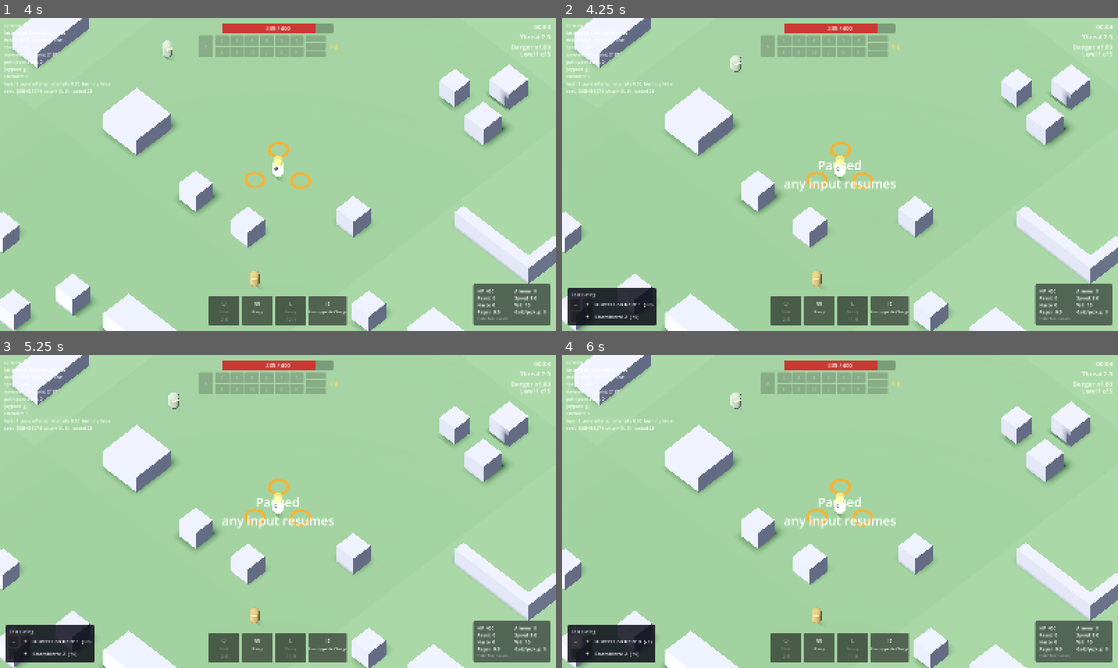
Above: before the commit, frames 1-4 (two rows, left to right).
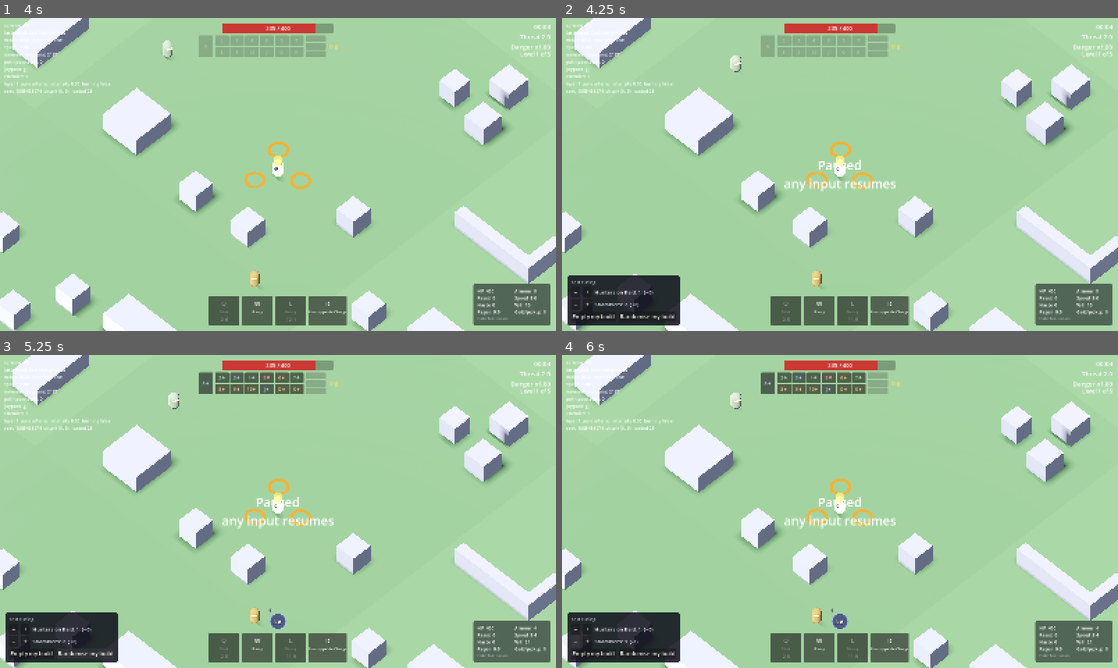
Above: after the commit, the same moments.

Repository: Ahadwen/Escape-v2
Game: Godot game, scene res://world/levels/level.tscn
Two runs of this game, one before a commit and one after it. Both use one fixed random seed, a clock stepped at 60 frames per second and the inputs below. This scene is started directly instead of the project's main scene.
Inputs (mouse positions are in pixels of both pictures, inside the frame that each line leads up to):
- Up to frame 1 (4 s): tap Enter at 0.5 s; move the mouse to (250, 237) at 0.52 s; tap Q (ability_1) at 0.6 s; click (250, 237) at 0.67 s; drag from (444, 221) to (250, 237) at 1.27 s; move the mouse to (111, 127) at 2.02 s; tap E (ability_3) at 2.1 s; click (111, 127) at 2.17 s; drag from (305, 174) to (111, 127) at 2.77 s; move the mouse to (194, 96) at 3.52 s; click (194, 96) at 3.6 s
- Up to frame 2 (4.25 s): tap Escape (pause) at 4.15 s
- Up to frame 3 (5.25 s): click (33, 652) at 4.25 s, where only the run after the commit has a clickable "Empty my build"; click (83, 652) at 5 s, where only the run after the commit has a clickable "Randomise my build"
- Up to frame 4 (6 s): click "−" at 5.75 s

Frame 1 is identical in both runs. In frame 2, 1.6% of the frame differs, in the area x 1-22%, y 82-99%; in frame 3, 3.0%; in frame 4, 3.0%, in the area x 1-97%, y 5-99%.

Commit message:
Test panel: 'Empty my build' and 'Randomise my build'
Empty clears every deck and backpack slot. Randomise fills each rank slot
(A-K) with a random card of that rank and leaves the backpack empty. Both
work while paused without unpausing (debug builds).

Co-Authored-By: Claude Opus 5.5 <noreply@anthropic.com>
Claude-Session: https://claude.ai/code/session_01MK2ViG6yW215fERvVJH3QP

Diff:
--- a/core/pause_controller.gd
+++ b/core/pause_controller.gd
@@ -166,7 +166,48 @@
 	column.add_child(title)
 	_hunter_label = _tuning_row(column, _change_hunters)
 	_shambler_label = _tuning_row(column, _change_shamblers)
+	var builds: HBoxContainer = HBoxContainer.new()
+	builds.add_theme_constant_override("separation", 8)
+	column.add_child(builds)
+	_test_button(builds, "Empty my build", _empty_build)
+	_test_button(builds, "Randomise my build", _randomise_build)
 	_refresh_test_panel()
+
+
+func _test_button(parent: Control, text: String, handler: Callable) -> void:
+	var button: Button = Button.new()
+	button.text = text
+	button.focus_mode = Control.FOCUS_NONE
+	button.pressed.connect(handler)
+	parent.add_child(button)
+
+
+func _test_player() -> Player:
+	return get_tree().get_first_node_in_group(Player.GROUP) as Player
+
+
+## Clears every deck and backpack slot.
+func _empty_build() -> void:
+	var player: Player = _test_player()
+	if player == null:
+		return
+	var empty: Array[CardStack] = []
+	player.cards.replace_all(empty)
+
+
+## Fills every rank slot (A-K) with a random card of that rank; backpack empty.
+func _randomise_build() -> void:
+	var player: Player = _test_player()
+	var loot: LootService = LootService.find(get_tree())
+	if player == null or loot == null or loot.loot_table == null:
+		return
+	var library: CardLibrary = loot.loot_table.library
+	var stacks: Array[CardStack] = []
+	for slot: int in CardInventory.RANK_SLOTS:
+		var suit: CardData.Suit = (randi() % 4) as CardData.Suit
+		var card: CardData = library.find(suit, slot + 1)
+		stacks.append(CardStack.new(card) if card != null else null)
+	player.cards.replace_all(stacks)
 
 
 func _tuning_row(parent: Control, change: Callable) -> Label:
